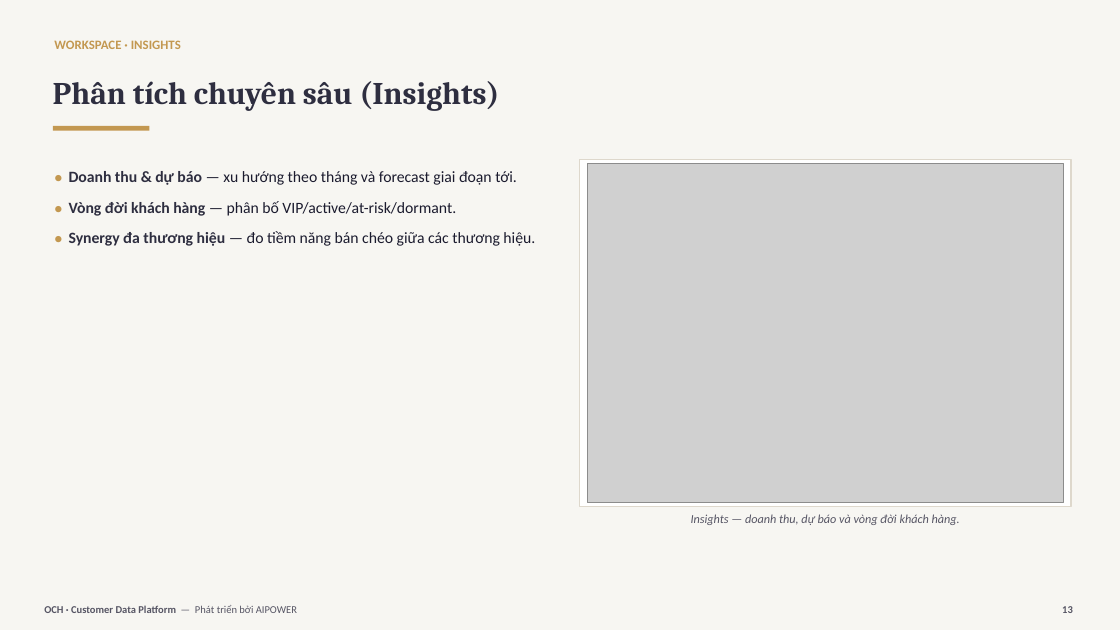
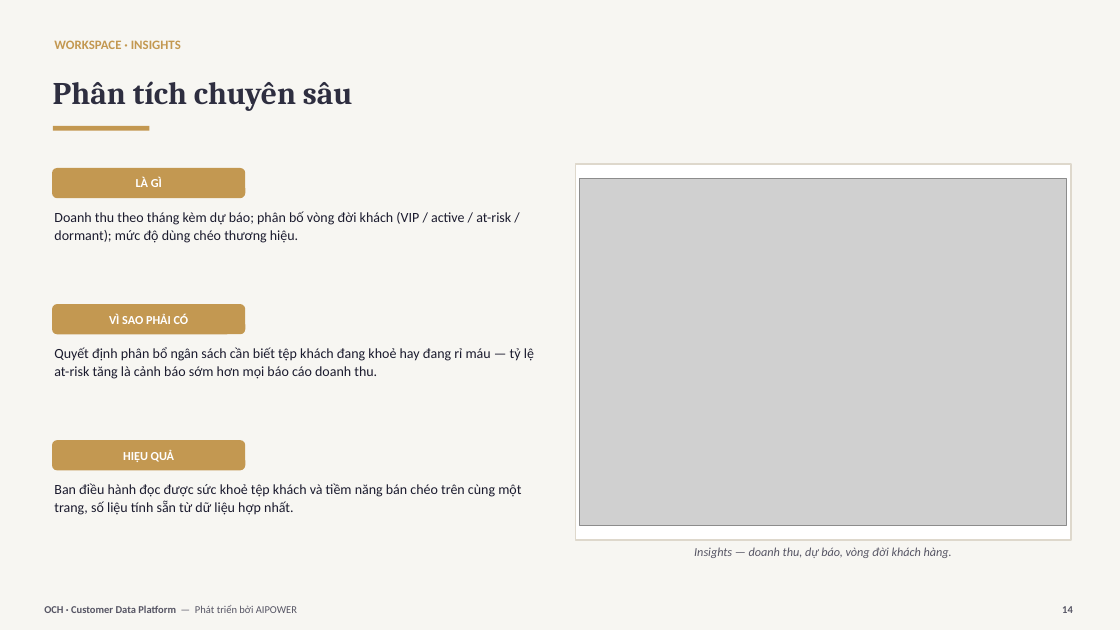
Before and after one commit to trungtm78/AICDP, a slide deck: slide 14 of docs/OCH-CDP-Gioi-thieu.pptx (slide 13 before the commit). Drawn at 1120x630 pixels with LibreOffice and Linux fonts; fonts in the diff are those of the drawing; grey boxes stand for pictures. Boxes give left, top, right and bottom in pixels: in the first picture for what was removed or moved away, otherwise in the second. Text is boxed around its words. In the diff, an @@ line names an element or a change of style, - is before the commit and + after.

```diff
--- a/docs/OCH-CDP-Gioi-thieu.pptx
+++ b/docs/OCH-CDP-Gioi-thieu.pptx
@@ text at (x1=53, y1=81, x2=353, y2=111): text changed @@
-Phân tích chuyên sâu (Insights)
+Phân tích chuyên sâu
@@ rounded rectangle added at (x1=52, y1=168, x2=245, y2=198), fill #C39851 @@
@@ text removed at (x1=69, y1=171, x2=535, y2=246) @@
-● Doanh thu & dự báo — xu hướng theo tháng và forecast giai đoạn tới.
-● Vòng đời khách hàng — phân bố VIP/active/at-risk/dormant.
-● Synergy đa thương hiệu — đo tiềm năng bán chéo giữa các thương hiệu.
@@ text added at (x1=136, y1=177, x2=162, y2=187), 10.5 pt, text #FFFFFF, bold @@
+LÀ GÌ
@@ rectangle resized from (x1=580, y1=160, x2=1071, y2=507) to (x1=576, y1=164, x2=1071, y2=540) @@
@@ picture resized from (x1=587, y1=164, x2=1064, y2=502) to (x1=580, y1=179, x2=1067, y2=525) @@
@@ text added at (x1=54, y1=211, x2=511, y2=243), 12 pt, text #1B1B2E @@
+Doanh thu theo tháng kèm dự báo; phân bố vòng đời khách (VIP / active / at-risk / dormant); mức độ dùng chéo thương hiệu.
@@ rounded rectangle added at (x1=52, y1=304, x2=245, y2=334), fill #C39851 @@
@@ text added at (x1=109, y1=313, x2=189, y2=324), 10.5 pt, text #FFFFFF, bold @@
+VÌ SAO PHẢI CÓ
@@ text added at (x1=54, y1=347, x2=534, y2=379), 12 pt, text #1B1B2E @@
+Quyết định phân bổ ngân sách cần biết tệp khách đang khoẻ hay đang rỉ máu — tỷ lệ at-risk tăng là cảnh báo sớm hơn mọi báo cáo doanh thu.
@@ rounded rectangle added at (x1=52, y1=440, x2=245, y2=471), fill #C39851 @@
@@ text added at (x1=123, y1=450, x2=174, y2=462), 10.5 pt, text #FFFFFF, bold @@
+HIỆU QUẢ
@@ text added at (x1=54, y1=483, x2=521, y2=515), 12 pt, text #1B1B2E @@
+Ban điều hành đọc được sức khoẻ tệp khách và tiềm năng bán chéo trên cùng một trang, số liệu tính sẵn từ dữ liệu hợp nhất.
@@ text at (x1=694, y1=547, x2=952, y2=558): text changed @@
-Insights — doanh thu, dự báo và vòng đời khách hàng.
+Insights — doanh thu, dự báo, vòng đời khách hàng.
@@ text at (x1=1062, y1=606, x2=1073, y2=613): text changed @@
-13
+14
```
Also in this commit, not shown: 33 other slides changed, 10 slides added, 12 slides removed, 6 other files.
